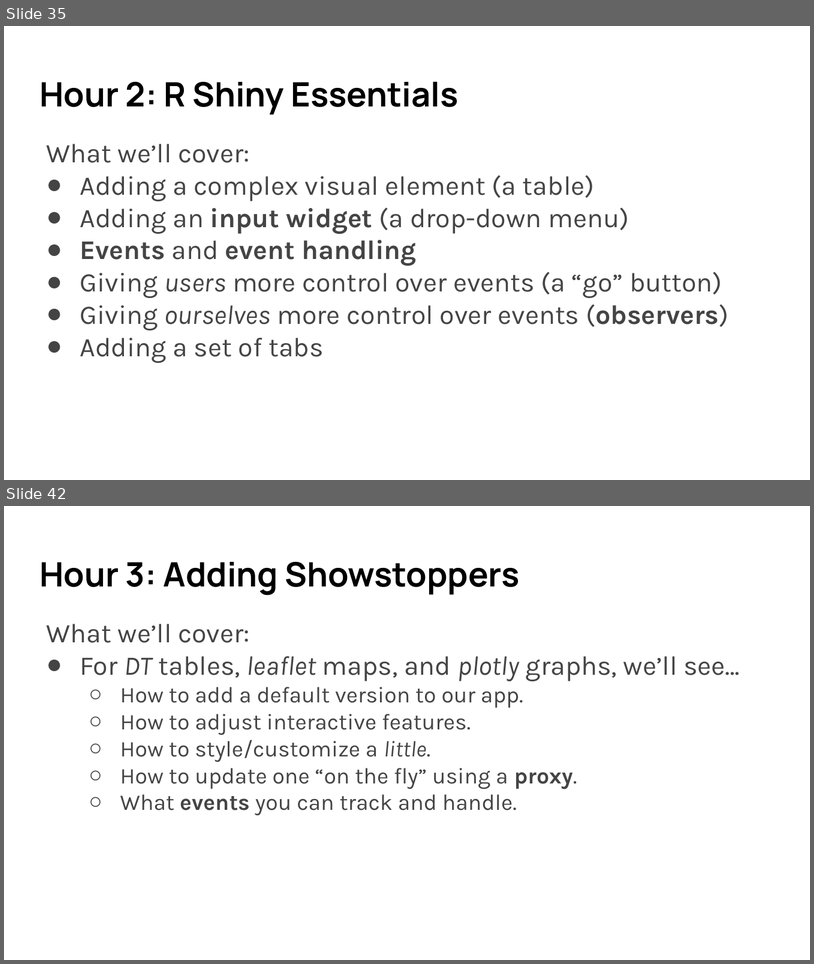
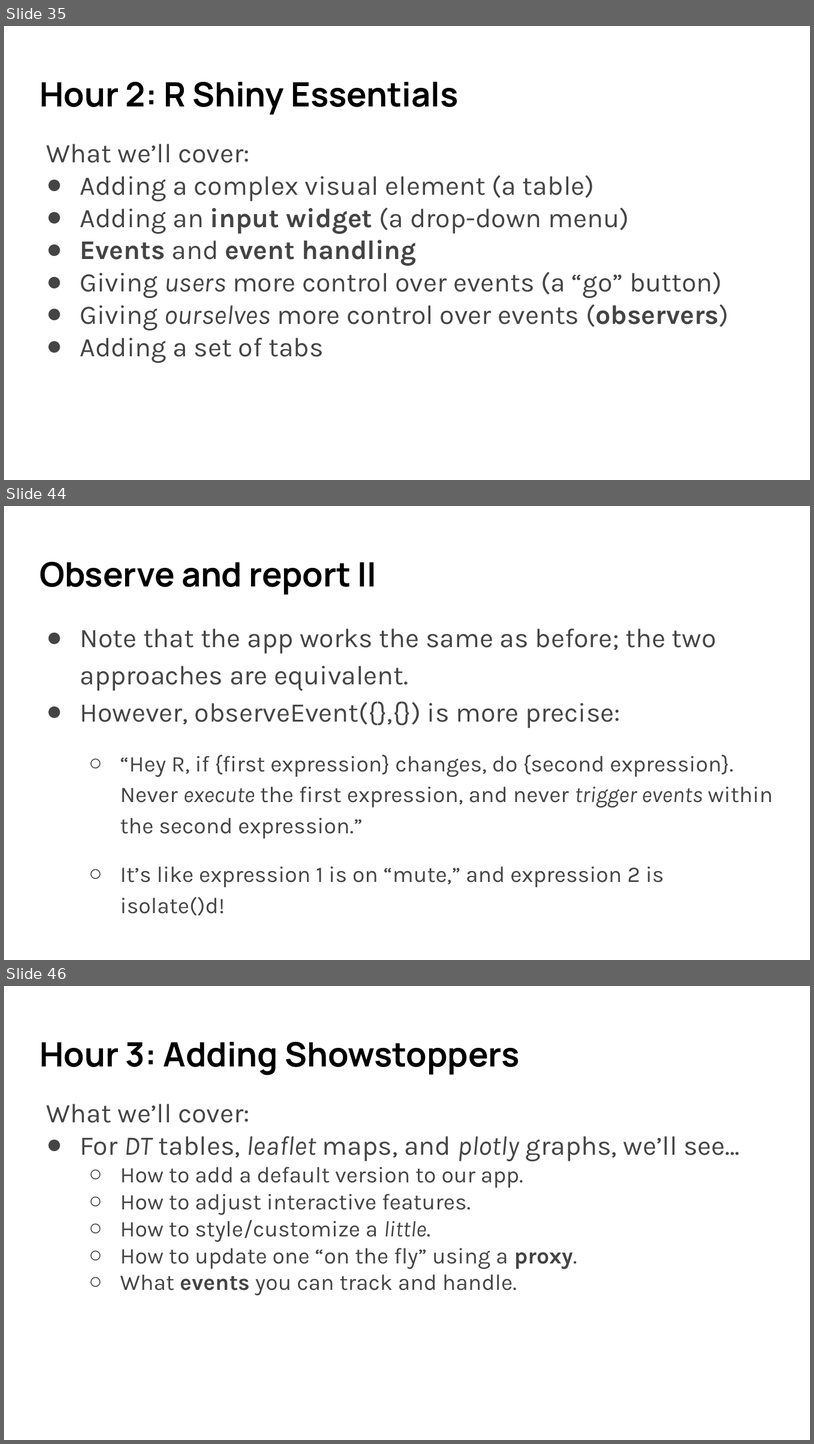
Before and after one commit to umn-dash/r-shiny, a slide deck: instructors/files/SWC slides R Shiny 2024 Fall.pptx. Shown one above the other, each under a label of ours: slides 35 and 42 before the commit, slides 35, 44 and 46 after it; the slides between them are not shown. The pictures are 814x964 and 814x1444 pixels, drawn with LibreOffice and Linux fonts; fonts in the diff are those of the drawing. Boxes give left, top, right and bottom in pixels: in the first picture for what was removed or moved away, otherwise in the second. Text is boxed around its words. In the diff, an @@ line names an element or a change of style, - is before the commit and + after.

Commit message:
Polishing Lesson 3, plus creating the second hour PPT and script for it.

```diff
--- a/instructors/files/SWC slides R Shiny 2024 Fall.pptx
+++ b/instructors/files/SWC slides R Shiny 2024 Fall.pptx
@@ slide 44 added at <box>4,506,810,960</box>, background #FFFFFF @@
@@ title added at <box>39,562,377,595</box>, 30 pt, text #000000, bold @@
+Observe and report II
@@ text added at <box>80,628,773,915</box>, 20 pt, text #444444 @@
+● Note that the app works the same as before; the two approaches are equivalent.
+● However, observeEvent({},{}) is more precise:
+  ○ “Hey R, if {first expression} changes, do {second expression}. Never execute the first expression, and never trigger events within the second expression.”
+  ○ It’s like expression 1 is on “mute,” and expression 2 is isolate()d!
@@ what was slide 42 is now slide 46 @@
```
Also in this commit, not shown: 6 slides changed, 3 other slides added, 4 other files.
